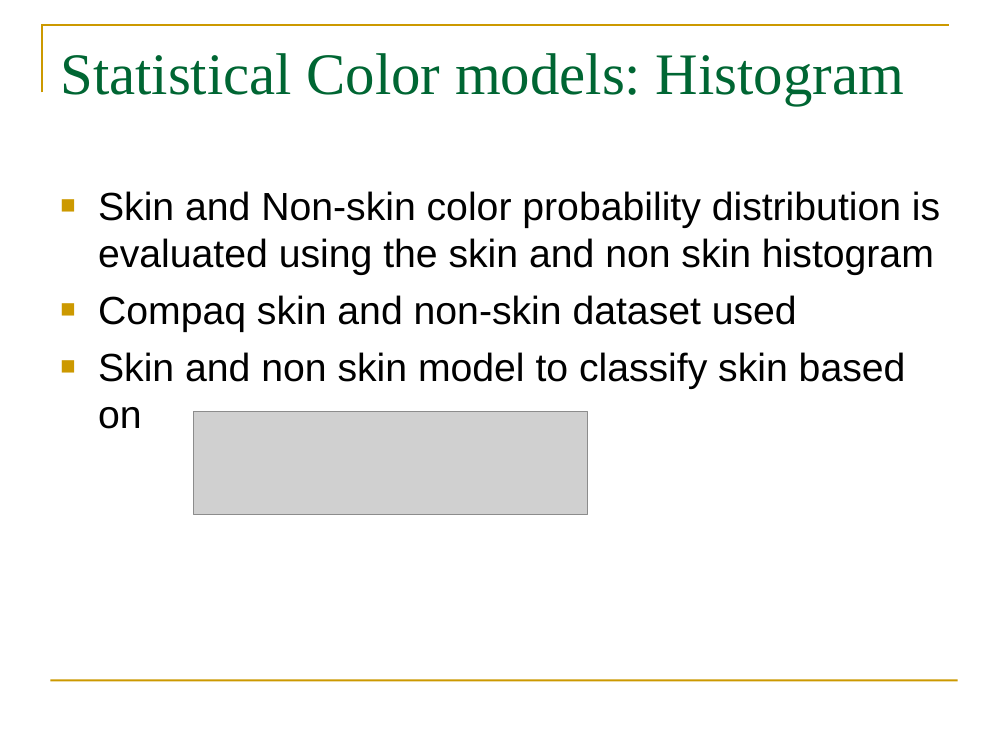
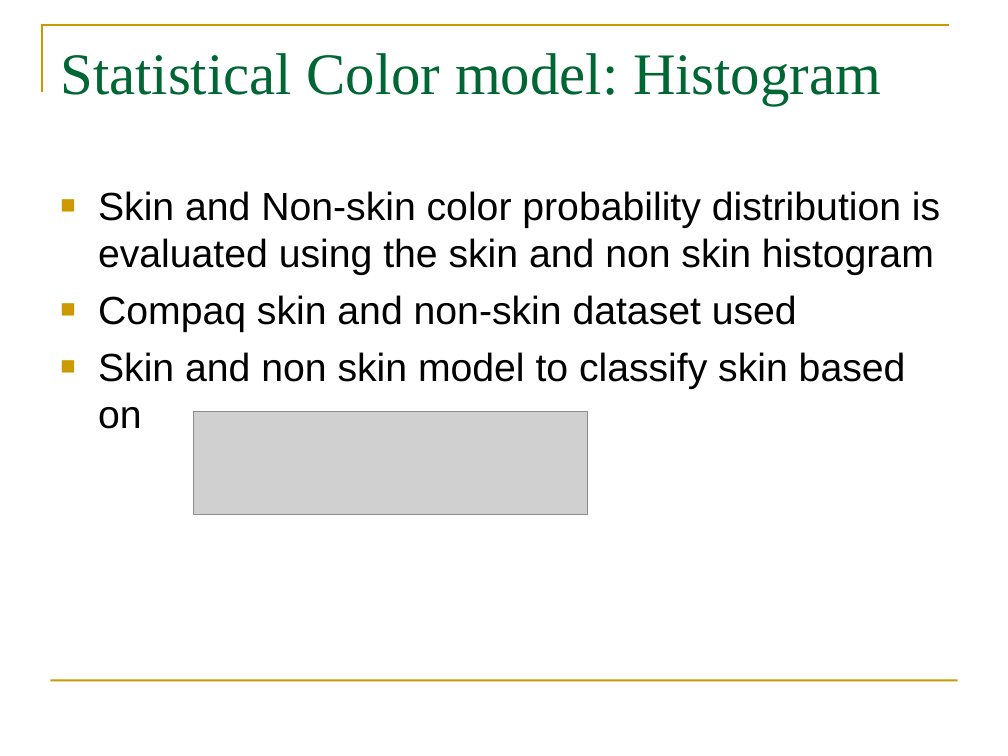
Before and after one commit to birusainju/adultimagedetection, a slide deck: slide 9 of Final Presentation.ppt. Drawn at 1008x756 pixels with LibreOffice and Linux fonts; fonts in the diff are those of the drawing; grey boxes stand for pictures. Boxes give left, top, right and bottom in pixels: in the first picture for what was removed or moved away, otherwise in the second. Text is boxed around its words. In the diff, an @@ line names an element or a change of style, - is before the commit and + after.

```diff
--- a/Final Presentation.ppt
+++ b/Final Presentation.ppt
@@ title at (60,53,881,105): text changed @@
-Statistical Color models: Histogram
+Statistical Color model: Histogram
```
Also in this commit, not shown: 2 other slides changed.
